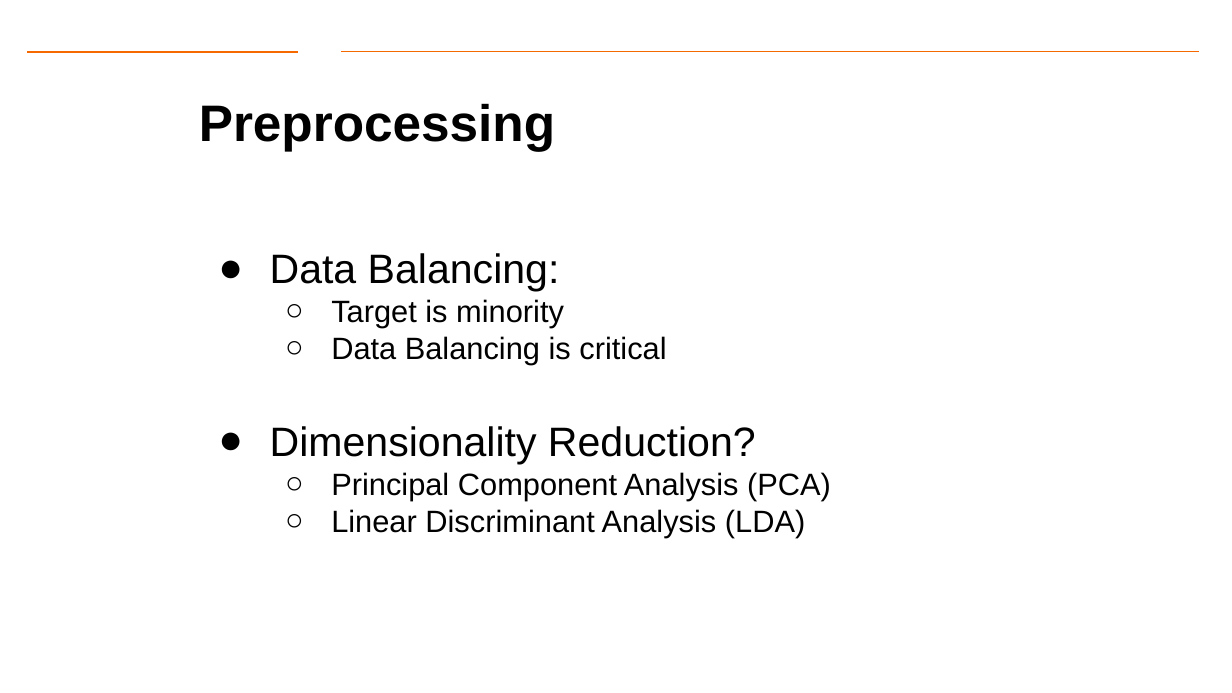
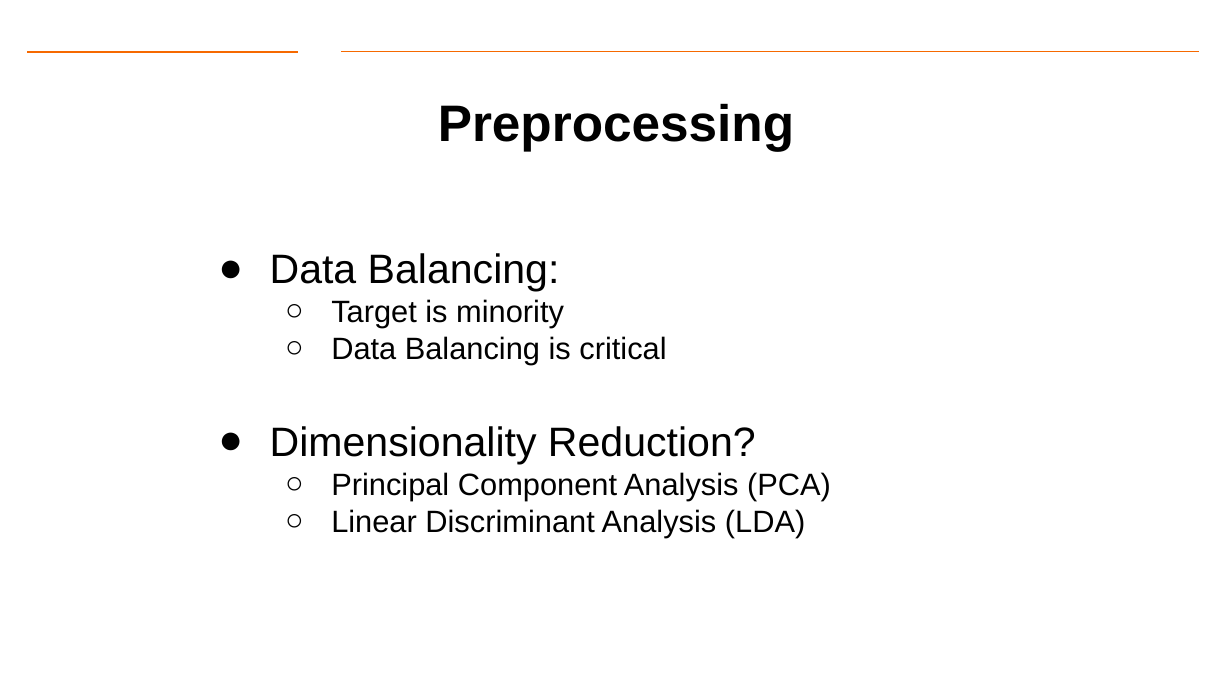
Before and after one commit to gk5951/RIT-DSCI-633-FDS, a slide deck: slide 14 of Syllabus/Lecture02/Lec02_CaseStudy.pptx. Drawn at 1232x693 pixels with LibreOffice and Linux fonts; fonts in the diff are those of the drawing; background and template pictures are left out. Boxes give left, top, right and bottom in pixels: in the first picture for what was removed or moved away, otherwise in the second. Text is boxed around its words. In the diff, an @@ line names an element or a change of style, - is before the commit and + after.

```diff
--- a/Syllabus/Lecture02/Lec02_CaseStudy.pptx
+++ b/Syllabus/Lecture02/Lec02_CaseStudy.pptx
@@ title "Preprocessing": place and size @@
-title "Preprocessing" at (199, 103, 555, 151)
+title "Preprocessing" at (438, 103, 794, 151)
```
Also in this commit, not shown: 2 other slides changed, 1 slide removed.
